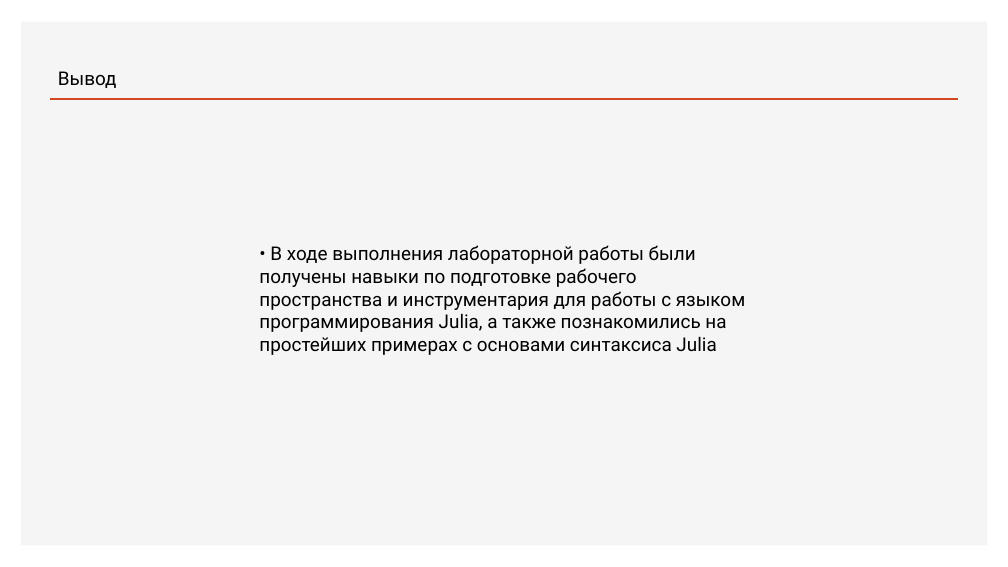
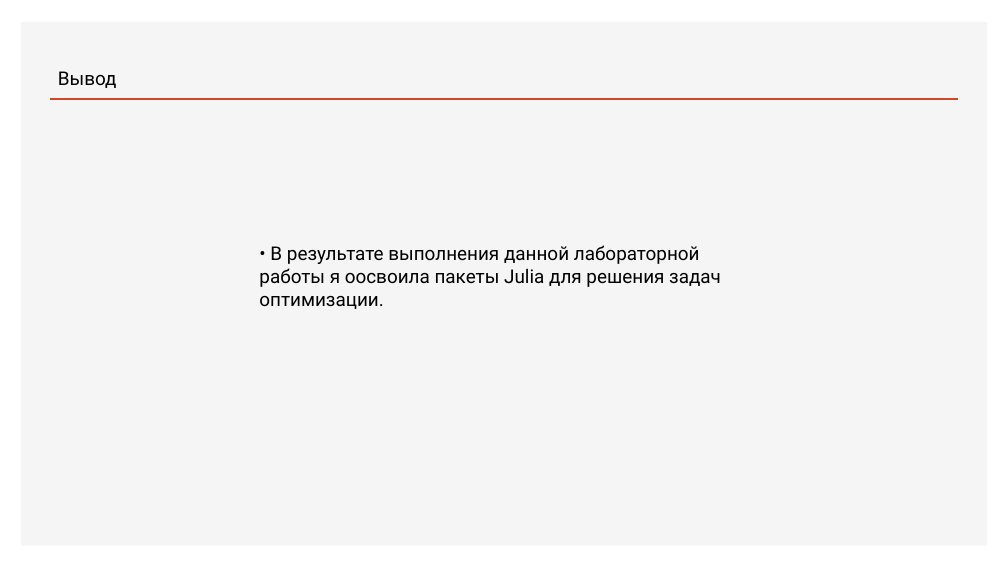
Before and after one commit to bulat-abubakarovich-isaev/K, a slide deck: slide 19 of lab8/presentation/presentation.pptx (slide 17 before the commit). Drawn at 1008x567 pixels with LibreOffice and Linux fonts; fonts in the diff are those of the drawing. Boxes give left, top, right and bottom in pixels: in the first picture for what was removed or moved away, otherwise in the second. Text is boxed around its words. In the diff, an @@ line names an element or a change of style, - is before the commit and + after.

```diff
--- a/lab8/presentation/presentation.pptx
+++ b/lab8/presentation/presentation.pptx
@@ text at (259, 245, 721, 309): text changed @@
-• В ходе выполнения лабораторной работы были получены навыки по подготовке рабочего пространства и инструментария для работы с языком программирования Julia, а также познакомились на простейших примерах с основами синтаксиса Julia
+• В результате выполнения данной лабораторной работы я оосвоила пакеты Julia для решения задач оптимизации.
```
Also in this commit, not shown: 3 other slides changed, 15 slides added, 13 slides removed, 3 other files.
